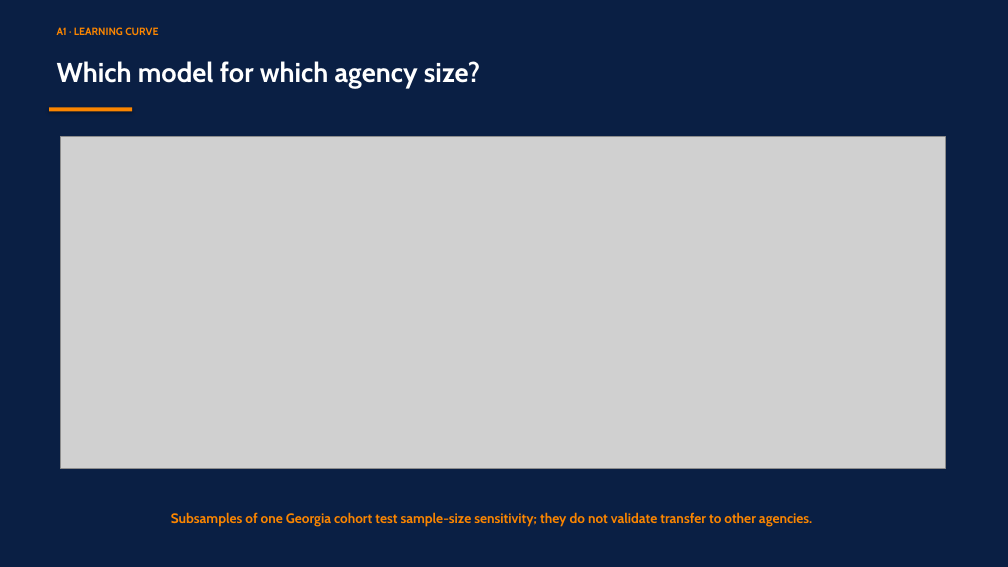
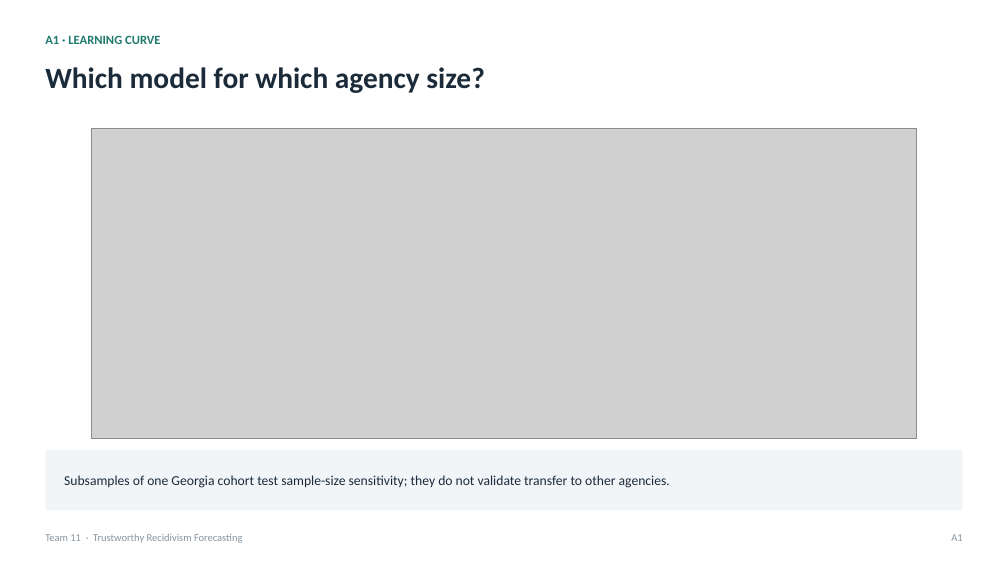
Before and after one commit to RyanBalech/recidivism-forecasting-analysis, a slide deck: slide 22 of reports/ISAF_Recidivism_Presentation.pptx. Drawn at 1008x567 pixels with LibreOffice and Linux fonts; fonts in the diff are those of the drawing; grey boxes stand for pictures. Boxes give left, top, right and bottom in pixels: in the first picture for what was removed or moved away, otherwise in the second. Text is boxed around its words. In the diff, an @@ line names an element or a change of style, - is before the commit and + after.

```diff
--- a/reports/ISAF_Recidivism_Presentation.pptx
+++ b/reports/ISAF_Recidivism_Presentation.pptx
@@ background #0A1F44 to #FFFFFF @@
@@ text "Which model for which agency ...": place and size @@
-text "Which model for which agency ..." at [57, 61, 480, 88]
+text "Which model for which agency ..." at [45, 67, 484, 93]
@@ text "Which model for which agency ..." at [45, 67, 484, 93]: size 26 to 28 pt, font Cabin to Calibri, text colour #FFFFFF to #1B2B3A; more space between paragraphs @@
@@ text "A1 · LEARNING CURVE": place and size @@
-text "A1 · LEARNING CURVE" at [57, 27, 158, 35]
+text "A1 · LEARNING CURVE" at [45, 35, 160, 44]
@@ text "A1 · LEARNING CURVE" at [45, 35, 160, 44]: size 10 to 12 pt, font Cabin to Calibri, text colour #FB8500 to #1F7A70; more space between paragraphs @@
@@ rectangle removed at [49, 107, 132, 112] @@
@@ picture: place and size @@
-picture at [60, 136, 945, 469]
+picture at [91, 129, 916, 439]
@@ rounded rectangle added at [45, 450, 963, 510], fill #F1F5F8 @@
@@ text "Subsamples of one Georgia cohort ...": place and size @@
-text "Subsamples of one Georgia cohort ..." at [171, 512, 812, 527]
+text "Subsamples of one Georgia cohort ..." at [64, 475, 670, 488]
@@ text "Subsamples of one Georgia cohort ..." at [64, 475, 670, 488]: font Cabin to Calibri, text colour #FB8500 to #1B2B3A, bold off; alignment centre to left; more space between paragraphs; vertical alignment top to middle @@
@@ text added at [45, 534, 242, 543], 10 pt, text #8795A2 @@
+Team 11 · Trustworthy Recidivism Forecasting
@@ text added at [951, 534, 962, 541], 10 pt, text #8795A2 @@
+A1
```
Also in this commit, not shown: 23 other slides changed, 8 slides added, 8 slides removed, 2 other files.
